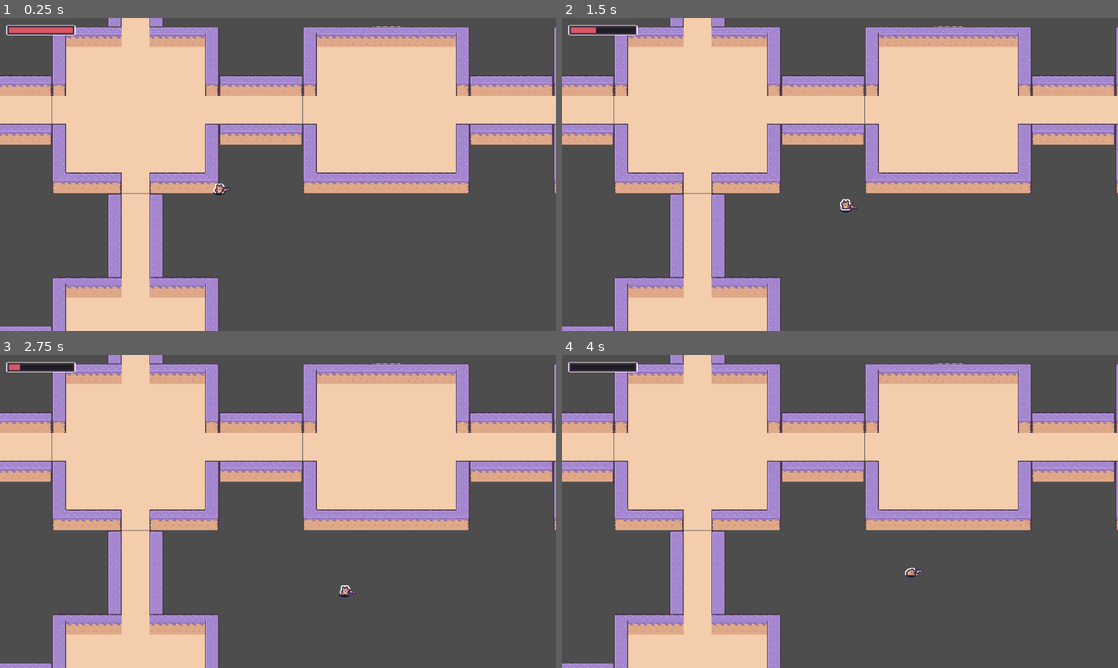
Above: before the commit, frames 1-4 (two rows, left to right).
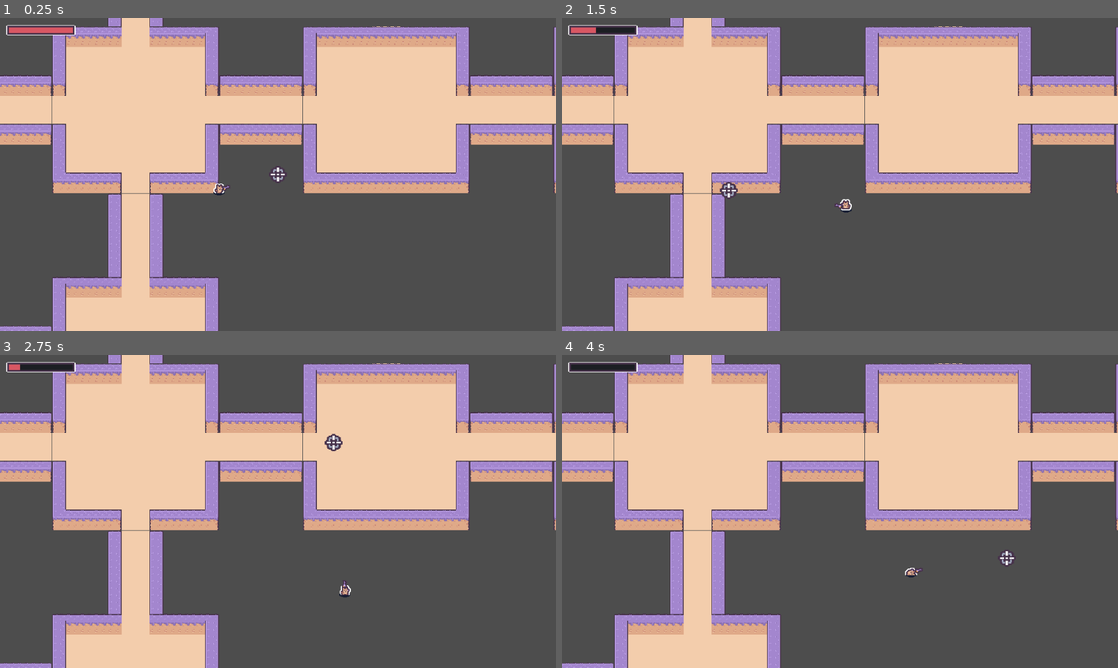
Above: after the commit, the same moments.

Repository: Caio-de-Souza-Marinho/gamejam-42
Game: Godot game, scene res://Scenes/Arena/arena.tscn
The game is run twice, just before and just after one commit, with the same random seed, the same clock (stepped at 60 frames per second) and the same inputs. This scene is started directly instead of the project's main scene.
Inputs (mouse positions are in pixels of both pictures, inside the frame that each line leads up to):
- Up to frame 1 (0.25 s): no input
- Up to frame 2 (1.5 s): tap Enter (ui_accept) at 0.5, 0.77, 1.25 s; move the mouse to (962, 158) at 0.52 s; hold D (move_right) 0.53-1.28 s; move the mouse to (728, 190) at 1.27 s; hold S (move_down) from 1.28 s (still down)
- Up to frame 3 (2.75 s): tap Enter (ui_accept) at 1.52 s; move the mouse to (333, 442) at 2.02 s; release S (move_down) at 2.03 s; hold D (move_right) from 2.03 s (still down)
- Up to frame 4 (4 s): move the mouse to (812, 574) at 2.77 s; release D (move_right) at 2.78 s; hold W (move_up) 2.78-3.53 s; tap Enter (ui_accept) at 3.02, 3.5, 3.77 s; move the mouse to (1006, 558) at 3.52 s; hold A (move_left) from 3.53 s (still down)

The runs differ from the first frame. In frame 1, 0.1% of the frame differs, in the area x 40-52%, y 47-56%; in frame 2, 0.2%; in frame 3, 0.2%, in the area x 58-64%, y 25-77%; in frame 4, 0.1%.

Commit message:
add arena cursor

Diff:
--- a/Scenes/Arena/arena.gd
+++ b/Scenes/Arena/arena.gd
@@ -1,4 +1,7 @@
 extends Node2D
+
+# ---------------------- CURSOR --------------------
+@export var arena_cursor: Texture2D
 
 # -------------------- MAP GENERATION ----------------
 
@@ -11,9 +14,12 @@
 @export var player_scene: PackedScene
 var player: Player
 
-# ----------------------------------------------------
+# -----------------x-----------------------------------
 
 func _ready() -> void:
+
+	# -------- CURSOR --------
+	Cursor.sprite.texture = arena_cursor
 
 	# ------- MAP GEN ---------
 	grid_cell_size = Vector2i(
--- a/Scenes/Arena/arena.tscn
+++ b/Scenes/Arena/arena.tscn
@@ -2,11 +2,13 @@
 
 [ext_resource type="Script" uid="uid://cln1fh0persax" path="res://Scenes/Arena/arena.gd" id="1_fp5lk"]
 [ext_resource type="Resource" uid="uid://p3gujvnw4bfv" path="res://Data/Level/level_01.tres" id="2_6o3nl"]
+[ext_resource type="Texture2D" uid="uid://b5o6og4r1humu" path="res://Sprites/Weapons/Tiles/tile_0025.png" id="2_t7yvt"]
 [ext_resource type="PackedScene" uid="uid://bk017gig7dc7p" path="res://Scenes/UI/hud.tscn" id="3_6o3nl"]
 [ext_resource type="PackedScene" uid="uid://dmjkb2av14sfd" path="res://Scenes/Player/player_dog.tscn" id="4_rm3sm"]
 
 [node name="Arena" type="Node2D" unique_id=205556929]
 script = ExtResource("1_fp5lk")
+arena_cursor = ExtResource("2_t7yvt")
 level_data = ExtResource("2_6o3nl")
 player_scene = ExtResource("4_rm3sm")
 
--- /dev/null
+++ b/Scenes/Arena/arena_caio.gd
@@ -0,0 +1,7 @@
+extends Node2D
+
+# ---------------------- CURSOR --------------------
+@export var arena_cursor: Texture2D
+
+func _ready() -> void:
+	Cursor.sprite.texture = arena_cursor
--- a/Scenes/Arena/arena_caio.tscn
+++ b/Scenes/Arena/arena_caio.tscn
@@ -1,7 +1,11 @@
 [gd_scene format=3 uid="uid://cka4e18vx6c5s"]
 
 [ext_resource type="PackedScene" uid="uid://dmjkb2av14sfd" path="res://Scenes/Player/player_dog.tscn" id="1_8nb4r"]
+[ext_resource type="Script" uid="uid://b0vt65ttdsk2s" path="res://Scenes/Arena/arena_caio.gd" id="1_qk5q7"]
+[ext_resource type="Texture2D" uid="uid://b5o6og4r1humu" path="res://Sprites/Weapons/Tiles/tile_0025.png" id="2_biyum"]
 
 [node name="arena_caio" type="Node2D" unique_id=1783263634]
+script = ExtResource("1_qk5q7")
+arena_cursor = ExtResource("2_biyum")
 
 [node name="PlayerDog" parent="." unique_id=310268074 instance=ExtResource("1_8nb4r")]
--- a/Scenes/Player/player_base.tscn
+++ b/Scenes/Player/player_base.tscn
@@ -1,7 +1,7 @@
 [gd_scene format=3 uid="uid://boxqogmplufh5"]
 
 [ext_resource type="Script" uid="uid://c2qs63gn4sved" path="res://Scenes/Player/player.gd" id="1_jfsk2"]
-[ext_resource type="Script" uid="uid://b042vsc4v8jhi" path="res://Scenes/Player/weapon_controller.gd" id="2_kxl1r"]
+[ext_resource type="Script" uid="uid://b042vsc4v8jhi" path="res://Scenes/Player/weapon_controller.gd" id="2_isex5"]
 [ext_resource type="PackedScene" uid="uid://cefm7eajuecd2" path="res://Scenes/Components/health_component.tscn" id="2_kxl1r"]
 
 [node name="PlayerBase" type="CharacterBody2D" unique_id=310268074]
@@ -19,7 +19,8 @@
 [node name="Camera2D" type="Camera2D" parent="." unique_id=1127205163]
 
 [node name="WeaponController" type="Node2D" parent="." unique_id=644049850]
-script = ExtResource("2_kxl1r")
+script = ExtResource("2_isex5")
+
 [node name="HealthComponent" parent="." unique_id=2114627261 instance=ExtResource("2_kxl1r")]
 
 [connection signal="on_unit_damaged" from="HealthComponent" to="." method="_on_health_component_on_unit_damaged"]
--- a/Scenes/UI/main_menu.gd
+++ b/Scenes/UI/main_menu.gd
@@ -29,6 +29,7 @@
 func _on_play_button_pressed() -> void:
 	ui_sound.play()
 	Transition.transition_to("res://Scenes/CharacterSelection/character_selection.tscn")
+	#Transition.transition_to("res://Scenes/Arena/arena_caio.tscn")
 
 func _on_settings_button_pressed() -> void:
 	ui_sound.play()
--- a/Scenes/Weapons/Range/weapon_range_pistol.tscn
+++ b/Scenes/Weapons/Range/weapon_range_pistol.tscn
@@ -1,9 +1,11 @@
 [gd_scene format=3 uid="uid://dq2qd67tnk5p8"]
 
 [ext_resource type="PackedScene" uid="uid://b26cr0spjt6m8" path="res://Scenes/Weapons/Range/weapon_range_base.tscn" id="1_wjmnm"]
+[ext_resource type="Resource" uid="uid://ddo36n5pg2rlq" path="res://Data/Weapons/weapon_pistol.tres" id="2_8v0gb"]
 [ext_resource type="Texture2D" uid="uid://cqvwy8c5l0aod" path="res://Sprites/Weapons/Tiles/tile_0001.png" id="2_cidpj"]
 
 [node name="WeaponRangePistol" unique_id=1491520013 instance=ExtResource("1_wjmnm")]
+data = ExtResource("2_8v0gb")
 
 [node name="Sprite2D" parent="Pivot" parent_id_path=PackedInt32Array(1394115256) index="0" unique_id=1218593482]
 position = Vector2(12, 0)
Not shown, added: Scenes/Arena/arena_caio.gd.uid
